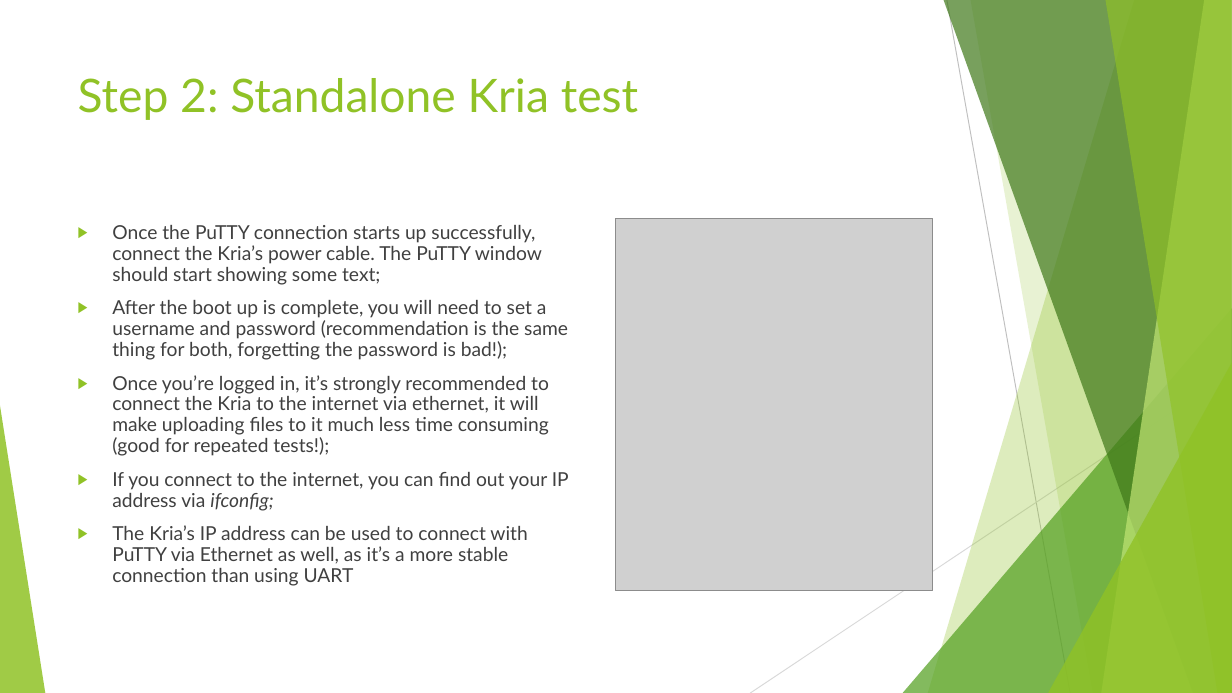
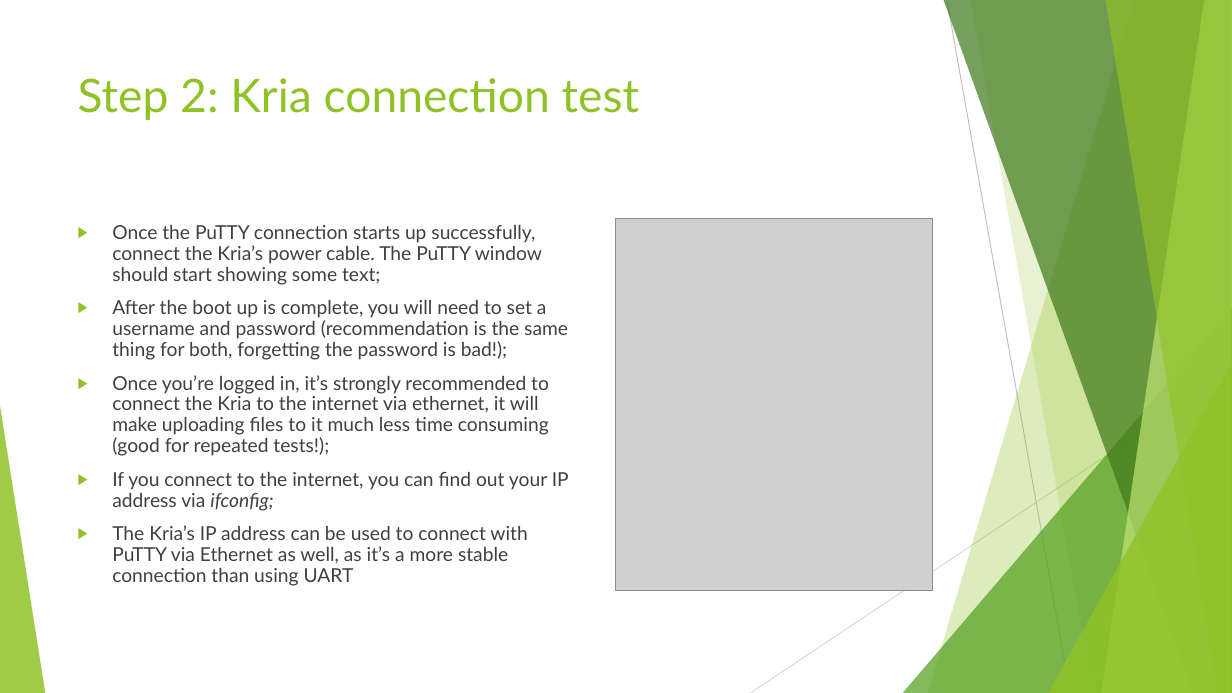
Before and after one commit to GiuseppeSatta/AXI-based-drivers, a slide deck: slide 4 of AXI DMA Driver Test Instructions.pptx. Drawn at 1232x693 pixels with LibreOffice and Linux fonts; fonts in the diff are those of the drawing; grey boxes stand for pictures. Boxes give left, top, right and bottom in pixels: in the first picture for what was removed or moved away, otherwise in the second. Text is boxed around its words. In the diff, an @@ line names an element or a change of style, - is before the commit and + after.

```diff
--- a/AXI DMA Driver Test Instructions.pptx
+++ b/AXI DMA Driver Test Instructions.pptx
@@ title at box(78, 78, 639, 120): text changed @@
-Step 2: Standalone Kria test
+Step 2: Kria connection test
```
Also in this commit, not shown: 1 other slide changed.
